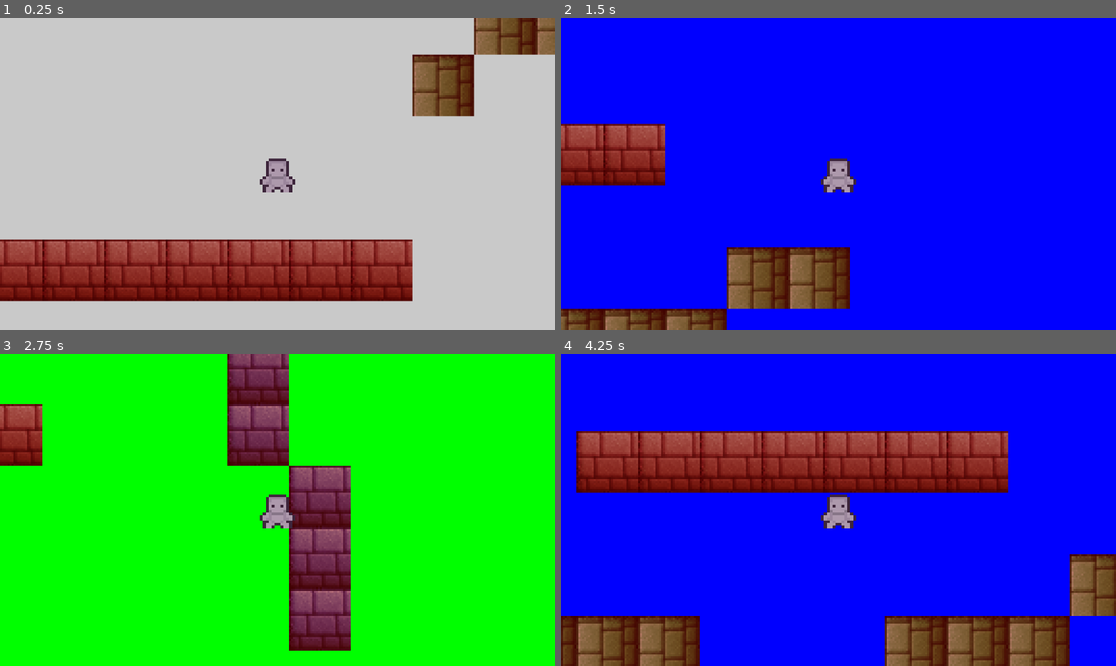
Above: before the commit, frames 1-4 (two rows, left to right).
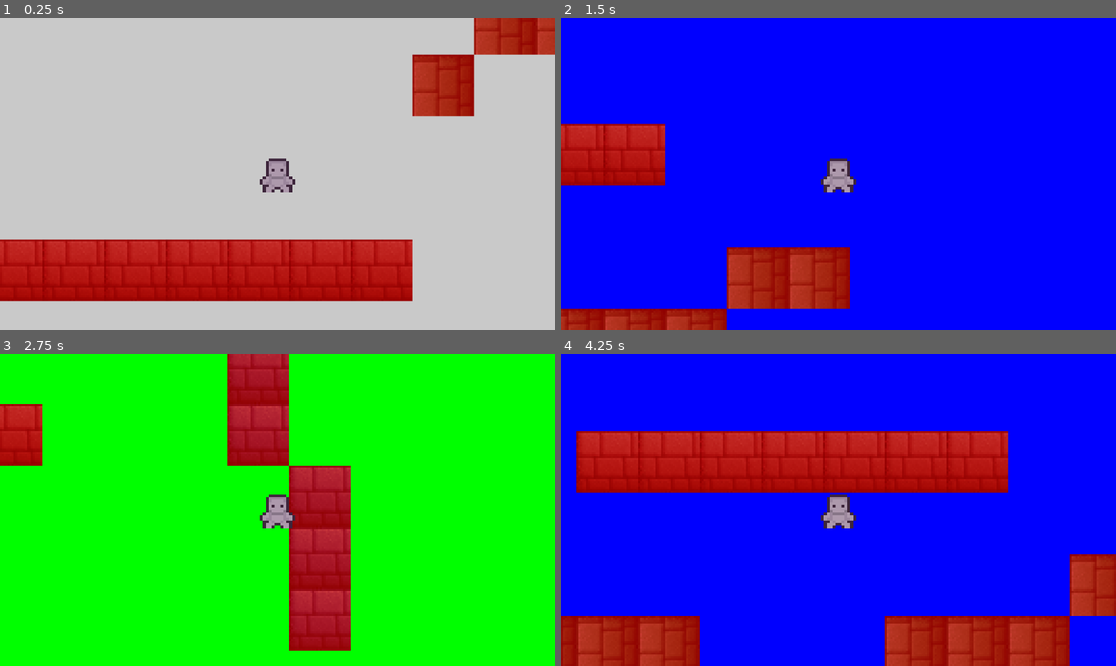
Above: after the commit, the same moments.

Repository: Collisteru/bytelux
Game: Godot game, scene res://test_map.tscn
The game is run twice, just before and just after one commit, with the same random seed, the same clock (stepped at 60 frames per second) and the same inputs.
Inputs:
- Up to frame 1 (0.25 s): no input
- Up to frame 2 (1.5 s): tap Enter at 0.5 s; hold Right (ui_right) 0.53-1.28 s; tap 1 at 0.6 s; hold Down (ui_down) from 1.28 s (still down); tap 2 at 1.35 s
- Up to frame 3 (2.75 s): tap Space at 2 s; release Down (ui_down) at 2.03 s; hold Right (ui_right) from 2.03 s (still down); tap 3 at 2.1 s
- Up to frame 4 (4.25 s): tap Enter at 2.75 s; release Right (ui_right) at 2.78 s; hold Up (ui_up) 2.78-3.53 s; tap 1 at 2.85 s; tap Space at 3.5 s; hold Left (ui_left) from 3.53 s (still down); tap 2 at 3.6 s

The runs differ from the first frame. In frame 1, 19% of the frame differs, in the area x 0-100%, y 0-91%; in frame 2, 10%; in frame 3, 12%; in frame 4, 26%, in the area x 0-100%, y 24-100%.

Commit message:
Shader_mods

Diff:
--- a/shaders/lens_filter.gdshader
+++ b/shaders/lens_filter.gdshader
@@ -1,6 +1,5 @@
 shader_type canvas_item;
 
-uniform float tint_factor : hint_range(0.0, 1.0) = 0.8;
 uniform float fade: hint_range(0.0, 1.0) = 0.5;
 
 void vertex() {
@@ -13,6 +12,7 @@
 
 	// Set tint color
 	vec4 color = vec4(1.0, 0.0, 0.0, 0.8);
+	float tint_factor = 0.75;
 
 
     vec4 main_texture = texture(TEXTURE, UV);
@@ -20,7 +20,7 @@
 	float original_modulation = 1.0 - tint_factor;
 
 	final_output.rgb = mix(main_texture.rgb, color.rgb * tint_factor, tint_factor);
-	final_output.a *= fade;
+	//final_output.a *= fade;
 	COLOR = final_output;
 }
 
--- a/test_map.tscn
+++ b/test_map.tscn
@@ -10,7 +10,6 @@
 
 [sub_resource type="ShaderMaterial" id="ShaderMaterial_kovpl"]
 shader = ExtResource("1_4ttov")
-shader_parameter/tint_factor = 0.5
 shader_parameter/fade = 1.0
 
 [sub_resource type="TileSetAtlasSource" id="TileSetAtlasSource_fu1g5"]
@@ -276,7 +275,6 @@
 
 [sub_resource type="ShaderMaterial" id="ShaderMaterial_nv5l8"]
 shader = ExtResource("1_4ttov")
-shader_parameter/tint_factor = 0.5
 shader_parameter/fade = 1.0
 
 [sub_resource type="TileSetAtlasSource" id="TileSetAtlasSource_n1yyd"]
@@ -542,7 +540,6 @@
 
 [sub_resource type="ShaderMaterial" id="ShaderMaterial_hx04j"]
 shader = ExtResource("1_4ttov")
-shader_parameter/tint_factor = 0.5
 shader_parameter/fade = 1.0
 
 [sub_resource type="TileSetAtlasSource" id="TileSetAtlasSource_q6cmy"]
@@ -808,7 +805,6 @@
 
 [sub_resource type="ShaderMaterial" id="ShaderMaterial_1ejnx"]
 shader = ExtResource("1_4ttov")
-shader_parameter/tint_factor = 0.5
 shader_parameter/fade = 1.0
 
 [node name="scene" type="Node2D"]
